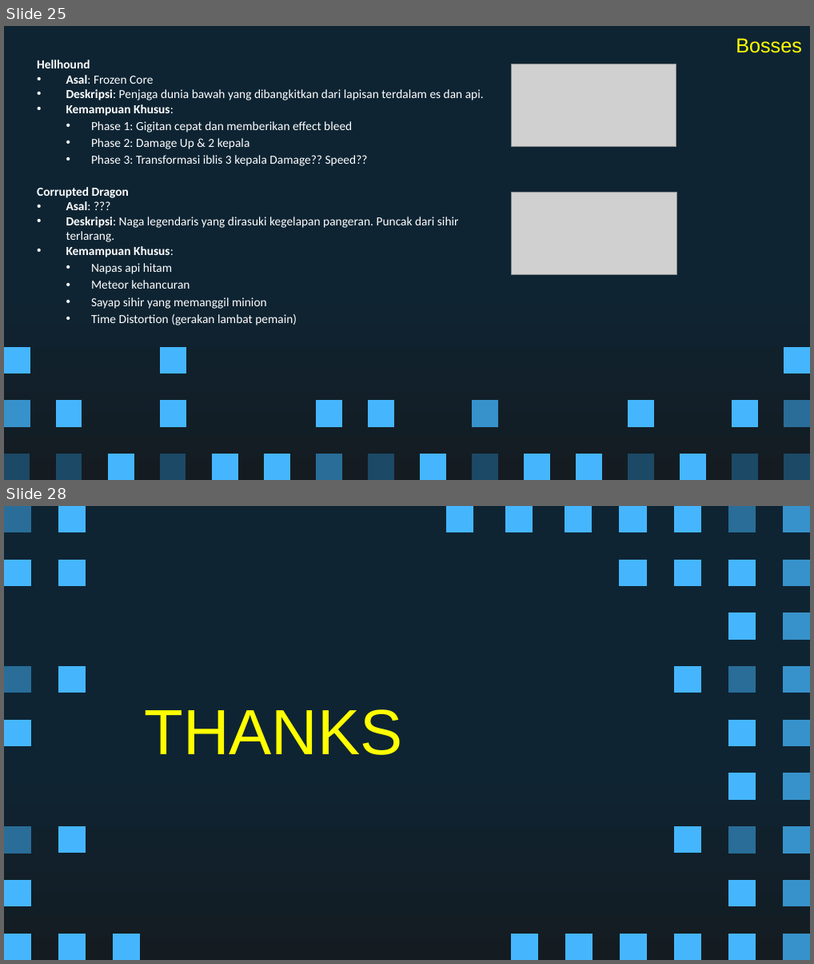
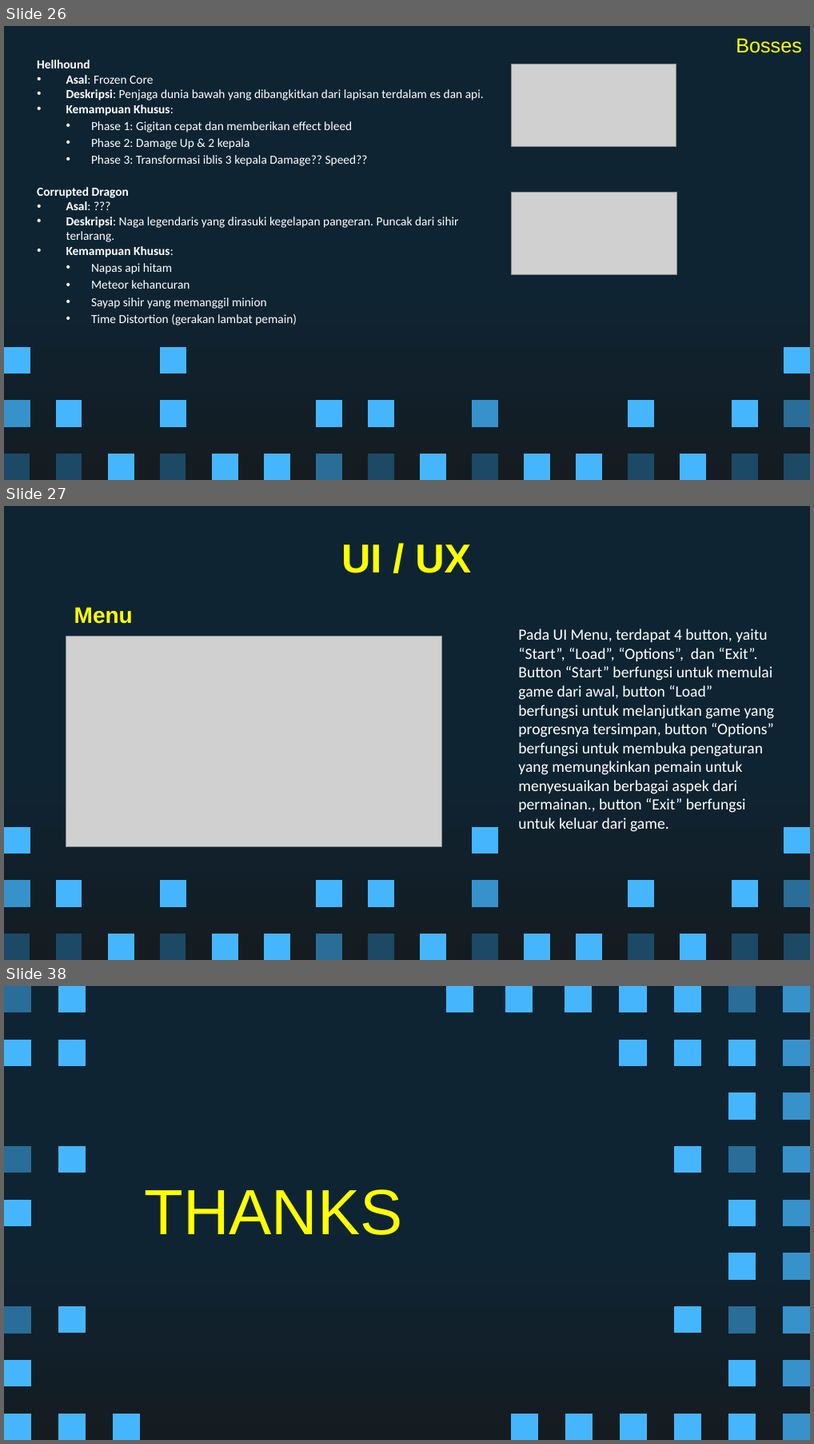
Before and after one commit to Ricardhad/gameProgProject, a slide deck: Super Pixel Vintage Gaming by Slidesgo.pptx. Shown one above the other, each under a label of ours: slides 25 and 28 before the commit, slides 26, 27 and 38 after it; the slides between them are not shown. The pictures are 814x964 and 814x1444 pixels, drawn with LibreOffice and Linux fonts; fonts in the diff are those of the drawing; grey boxes stand for pictures. Boxes give left, top, right and bottom in pixels: in the first picture for what was removed or moved away, otherwise in the second. Text is boxed around its words. In the diff, an @@ line names an element or a change of style, - is before the commit and + after.

```diff
--- a/Super Pixel Vintage Gaming by Slidesgo.pptx
+++ b/Super Pixel Vintage Gaming by Slidesgo.pptx
@@ slide 27 added at bbox=[4, 506, 810, 960], background gradient #0E2433 to #141C21; not listed: 27 template elements that a slide beside it also shows @@
@@ title added at bbox=[342, 544, 471, 573], 36 pt, text #FFFF00, bold @@
+UI / UX
@@ text added at bbox=[74, 607, 133, 624], 20 pt, text #FFFF00, bold @@
+Menu
@@ picture added at bbox=[66, 636, 442, 846] @@
@@ text added at bbox=[518, 628, 775, 832], 14 pt, text #FFFFFF @@
+Pada UI Menu, terdapat 4 button, yaitu “Start”, “Load”, “Options”, dan “Exit”. Button “Start” berfungsi untuk memulai game dari awal, button “Load” berfungsi untuk melanjutkan game yang progresnya tersimpan, button “Options” berfungsi untuk membuka pengaturan yang memungkinkan pemain untuk menyesuaikan berbagai aspek dari permainan., button “Exit” berfungsi untuk keluar dari game.
@@ freeform shape added at bbox=[472, 827, 498, 853], fill #45B6FE @@
@@ what was slide 25 is now slide 26 @@
@@ what was slide 28 is now slide 38 @@
```
Also in this commit, not shown: 1 slide changed, 9 other slides added, 4 other files.
